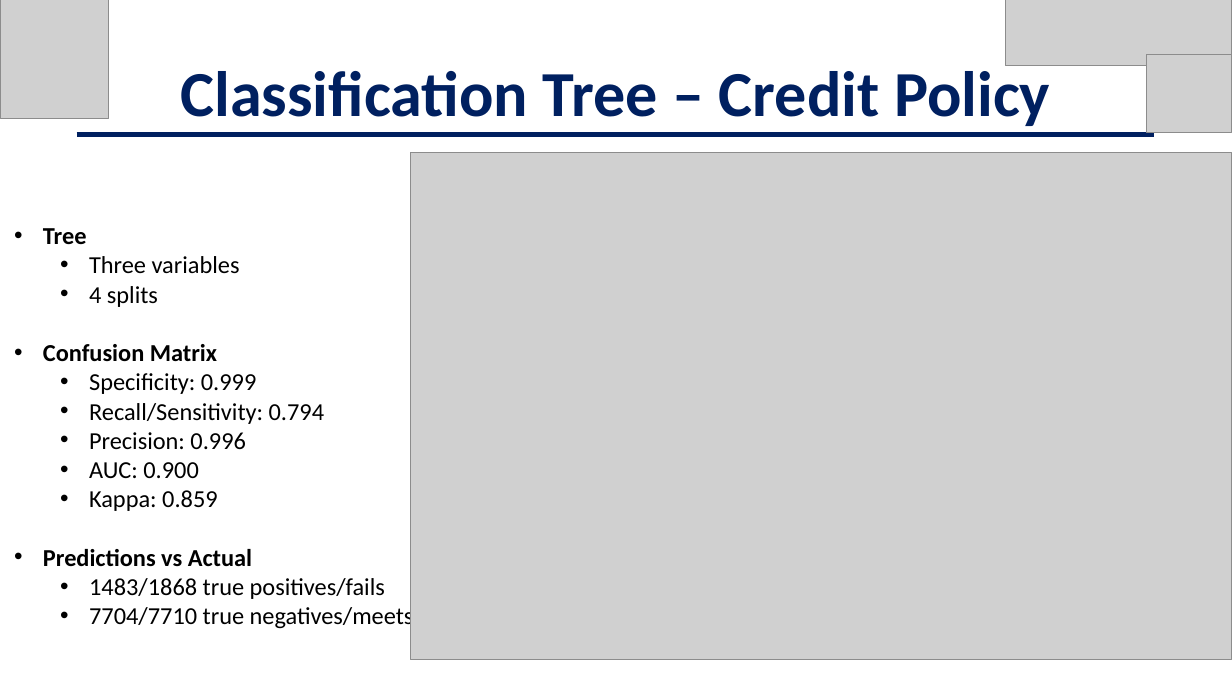
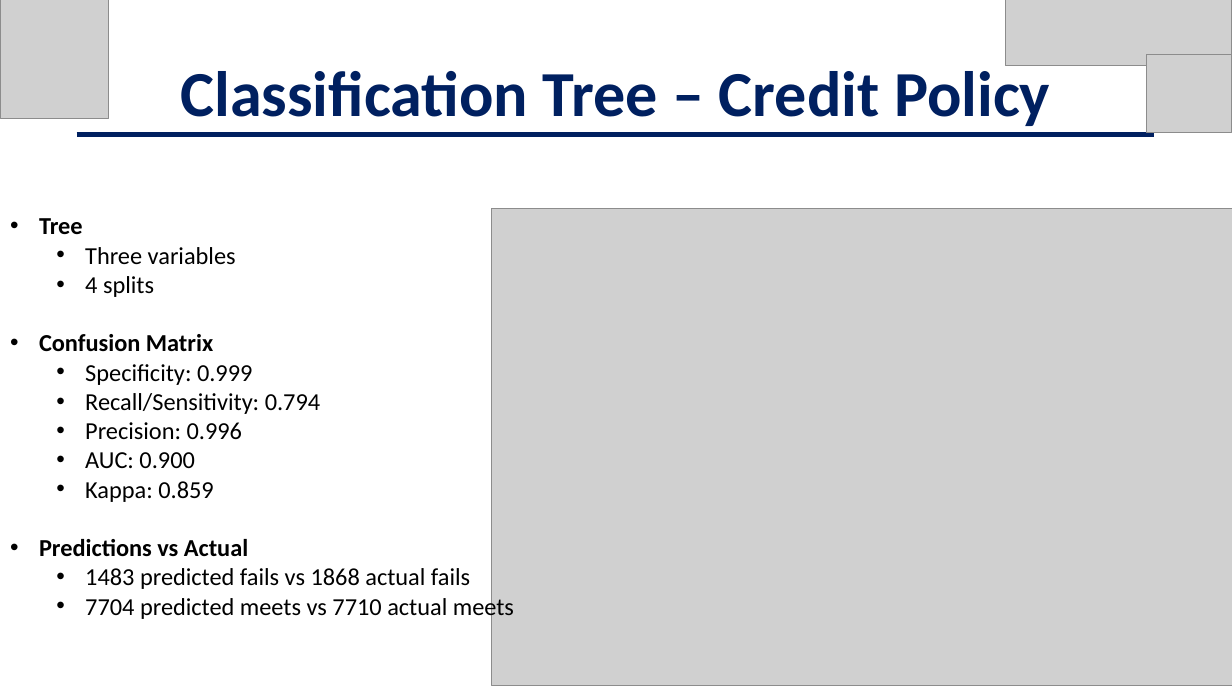
Before and after one commit to jschild01/JMB_DATS_6101, a slide deck: slide 23 of Project2/LendingClub_Slides_Project_2.pptx. Drawn at 1232x693 pixels with LibreOffice and Linux fonts; fonts in the diff are those of the drawing; grey boxes stand for pictures. Boxes give left, top, right and bottom in pixels: in the first picture for what was removed or moved away, otherwise in the second. Text is boxed around its words. In the diff, an @@ line names an element or a change of style, - is before the commit and + after.

```diff
--- a/Project2/LendingClub_Slides_Project_2.pptx
+++ b/Project2/LendingClub_Slides_Project_2.pptx
@@ text "Tree": place and size @@
-text "Tree" at box(43, 228, 414, 631)
+text "Tree" at box(39, 218, 514, 621)
@@ picture: place and size @@
-picture at box(411, 152, 1232, 660)
+picture at box(492, 209, 1232, 686)
@@ text at box(85, 568, 514, 621): text changed @@
-  • 1483/1868 true positives/fails
-  • 7704/7710 true negatives/meets
+  • 1483 predicted fails vs 1868 actual fails
+  • 7704 predicted meets vs 7710 actual meets
```
Also in this commit, not shown: 1 other slide changed.
